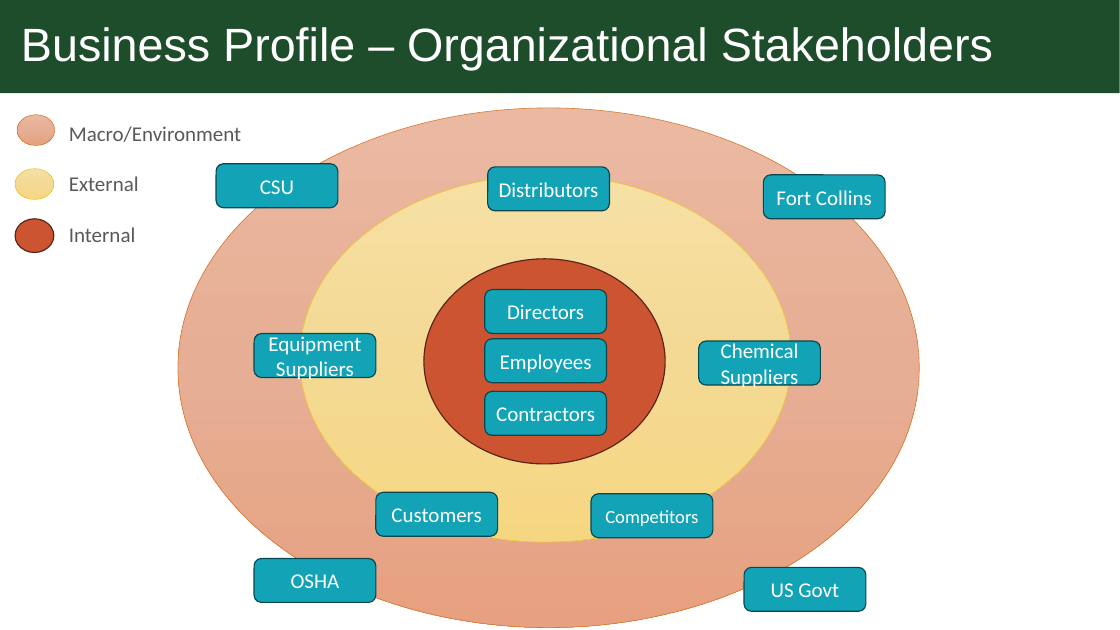
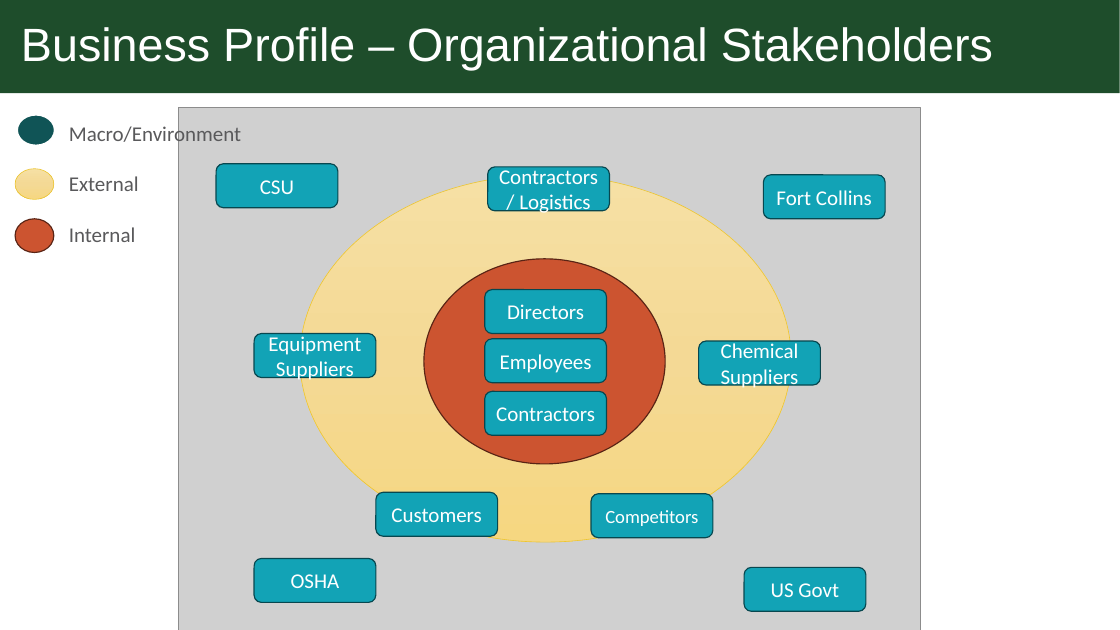
Before and after one commit to engtx/MBA, a slide deck: slide 8 of Classes/BUS 500, Foundations for Business Impact/Week 1/BAVARIAN.CYRUS.BUSINESS_PROFILE_ASSIGNMENT.pptx (slide 9 before the commit). Drawn at 1120x630 pixels with LibreOffice and Linux fonts; fonts in the diff are those of the drawing; grey boxes stand for pictures; background and template pictures are left out. Boxes give left, top, right and bottom in pixels: in the first picture for what was removed or moved away, otherwise in the second. Text is boxed around its words. In the diff, an @@ line names an element or a change of style, - is before the commit and + after.

Commit message:
updated Business profile

```diff
--- a/Classes/BUS 500, Foundations for Business Impact/Week 1/BAVARIAN.CYRUS.BUSINESS_PROFILE_ASSIGNMENT.pptx
+++ b/Classes/BUS 500, Foundations for Business Impact/Week 1/BAVARIAN.CYRUS.BUSINESS_PROFILE_ASSIGNMENT.pptx
@@ ellipse at [17,115,55,146]: fill gradient #EBBAA3 to #E7AE95 to #E8A281 to #105456; outline #D9782C 0.5 pt to #FFFFFF 1.5 pt @@
@@ ellipse removed at [178,108,920,628] @@
@@ picture added at [179,108,921,630] @@
@@ text in rounded rectangle at [499,170,598,216]: text changed @@
-Distributors
+Contractors / Logistics
```
Also in this commit, not shown: 3 other slides changed, 2 slides removed.
